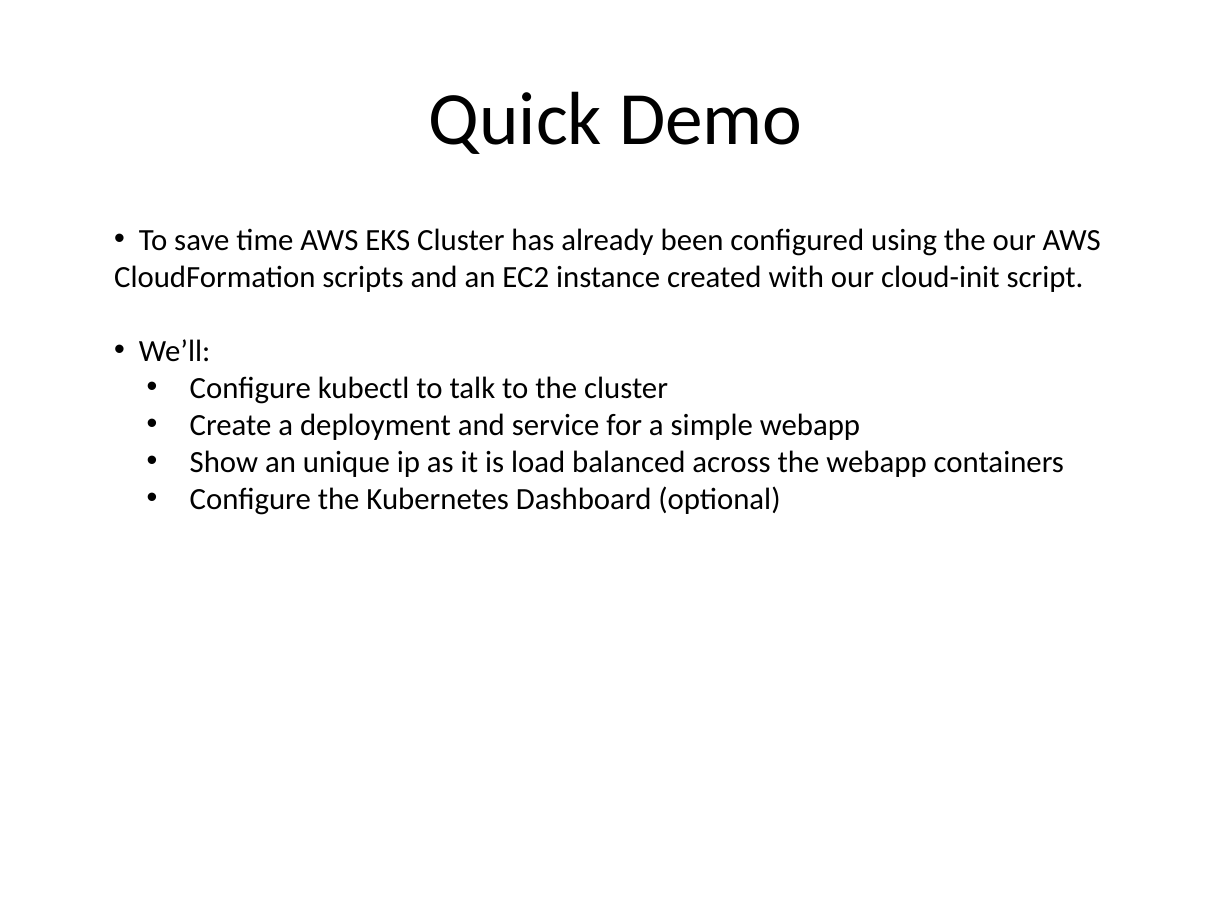
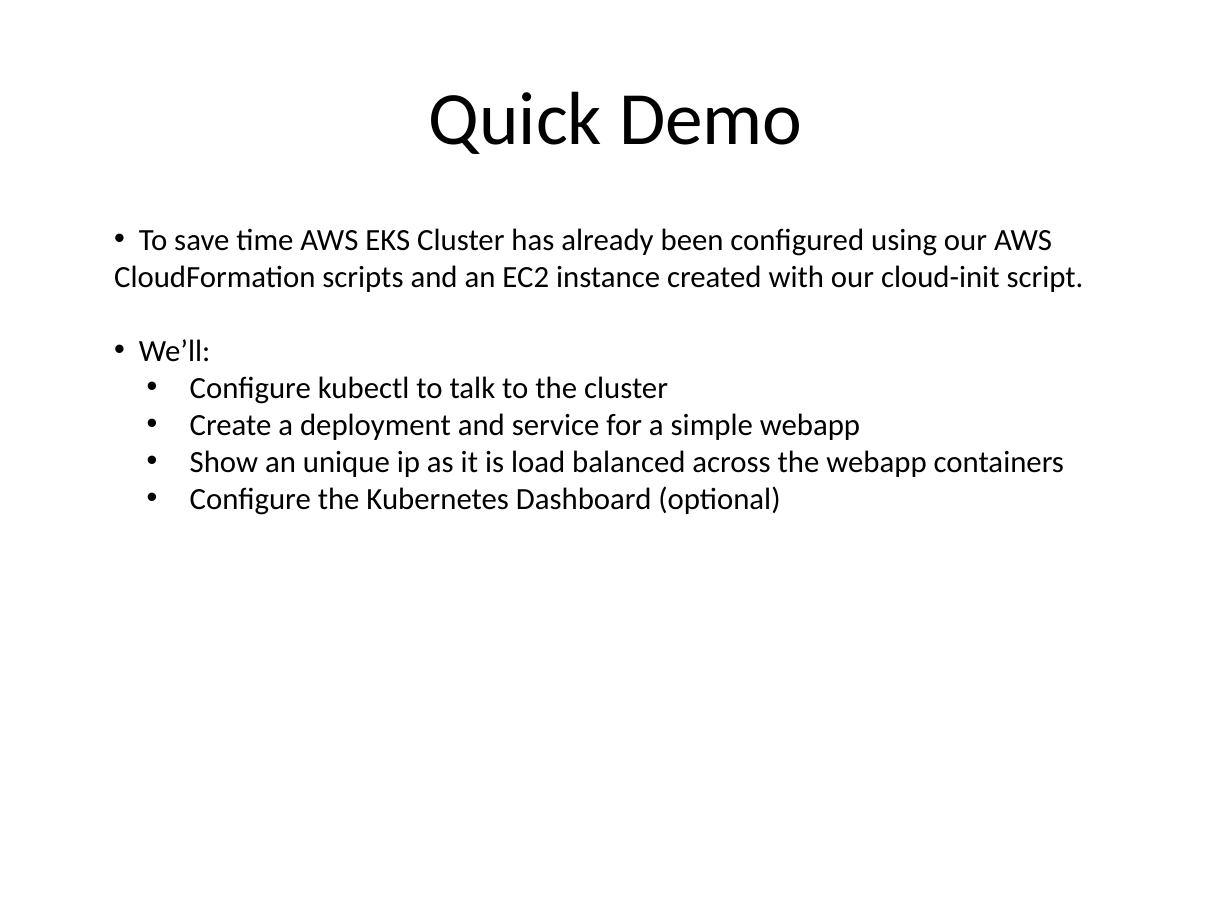
Before and after one commit to kskalvar/aws-eks-cluster-quickstart, a slide deck: slide 9 of slides/AWS-EKS-Cluster-Quickstart.pptx. Drawn at 1232x924 pixels with LibreOffice and Linux fonts; fonts in the diff are those of the drawing; background and template pictures are left out. Boxes give left, top, right and bottom in pixels: in the first picture for what was removed or moved away, otherwise in the second. Text is boxed around its words. In the diff, an @@ line names an element or a change of style, - is before the commit and + after.

Commit message:
Updated slides

```diff
--- a/slides/AWS-EKS-Cluster-Quickstart.pptx
+++ b/slides/AWS-EKS-Cluster-Quickstart.pptx
@@ text at (114,228,1084,292): text changed @@
-• To save time AWS EKS Cluster has already been configured using the our AWS CloudFormation scripts and an EC2 instance created with our cloud-init script.
+• To save time AWS EKS Cluster has already been configured using our AWS CloudFormation scripts and an EC2 instance created with our cloud-init script.
```
